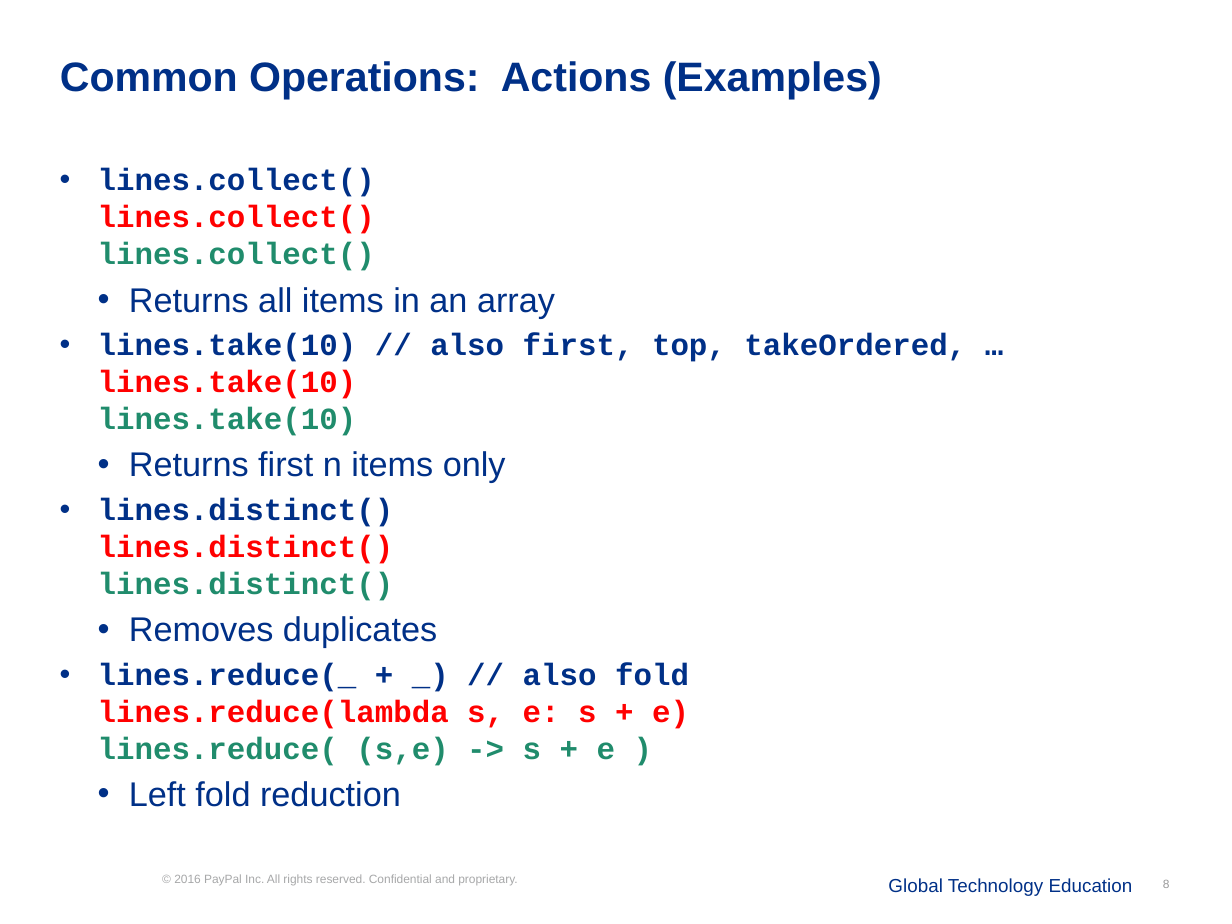
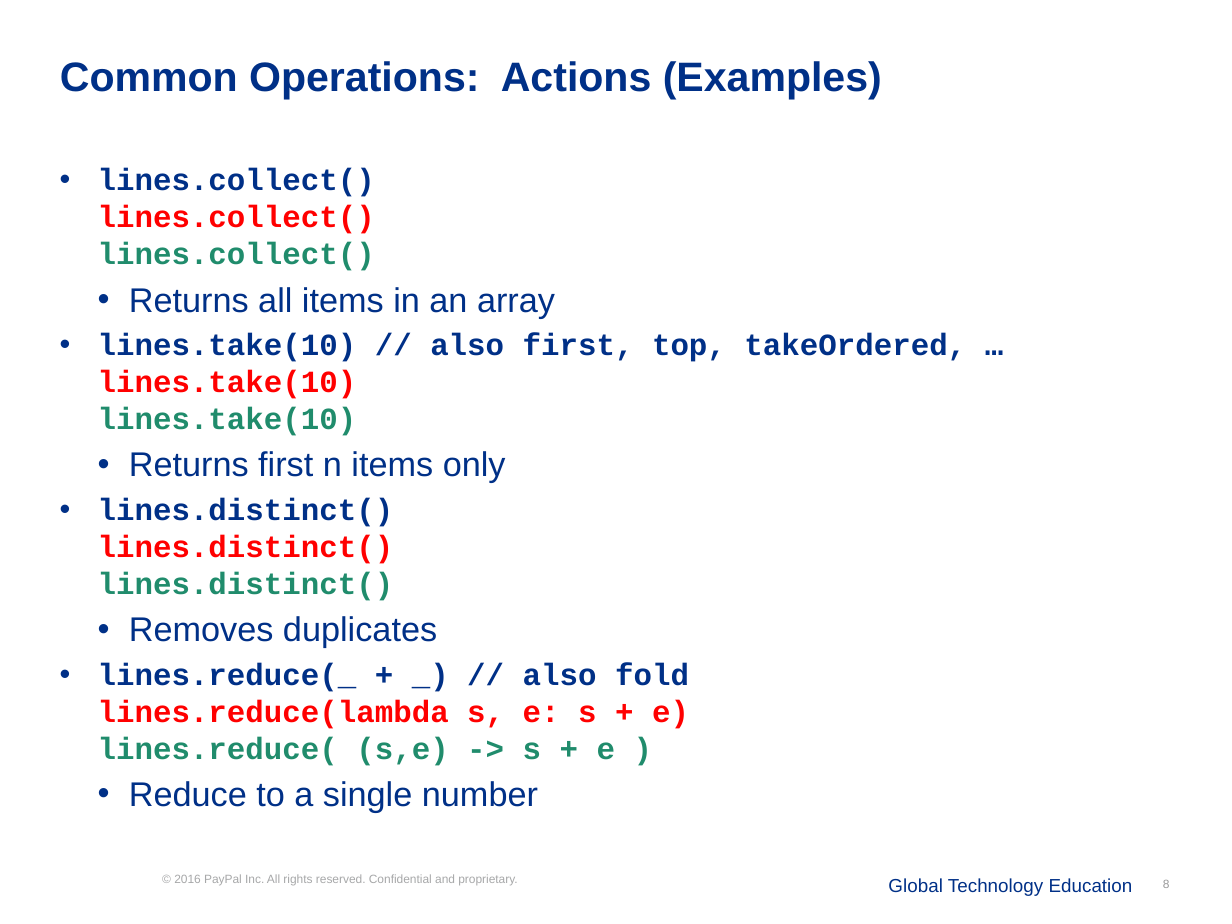
Before and after one commit to timph/hadoop-spark-class, a slide deck: slide 8 of lesson-520-developing-with-rdds/slides/developing-with-rdds.pptx. Drawn at 1232x924 pixels with LibreOffice and Linux fonts; fonts in the diff are those of the drawing; background and template pictures are left out. Boxes give left, top, right and bottom in pixels: in the first picture for what was removed or moved away, otherwise in the second. Text is boxed around its words. In the diff, an @@ line names an element or a change of style, - is before the commit and + after.

```diff
--- a/lesson-520-developing-with-rdds/slides/developing-with-rdds.pptx
+++ b/lesson-520-developing-with-rdds/slides/developing-with-rdds.pptx
@@ text at (x1=129, y1=781, x2=538, y2=813): text changed @@
-  • Left fold reduction
+  • Reduce to a single number
```
Also in this commit, not shown: 1 other slide changed, 1 other file.
